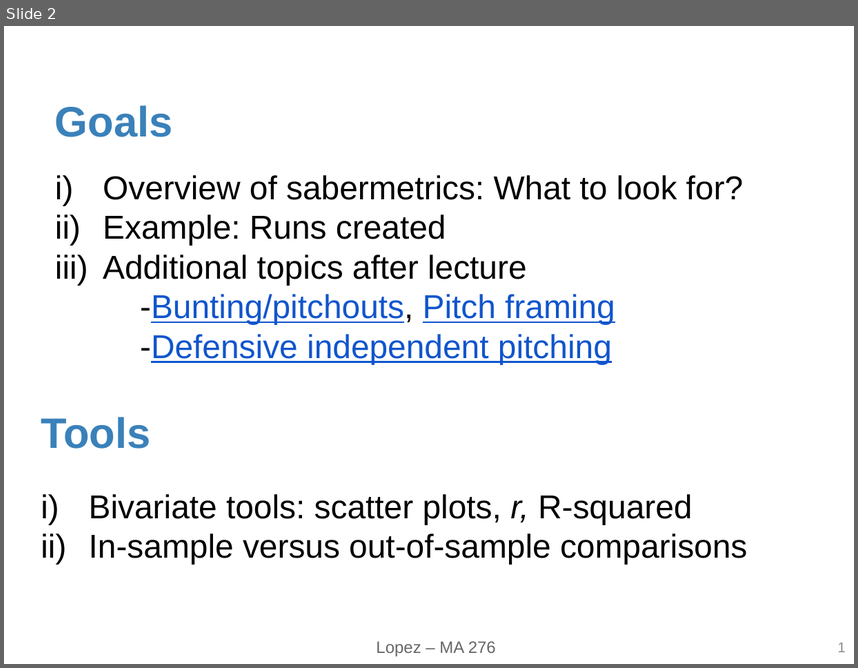
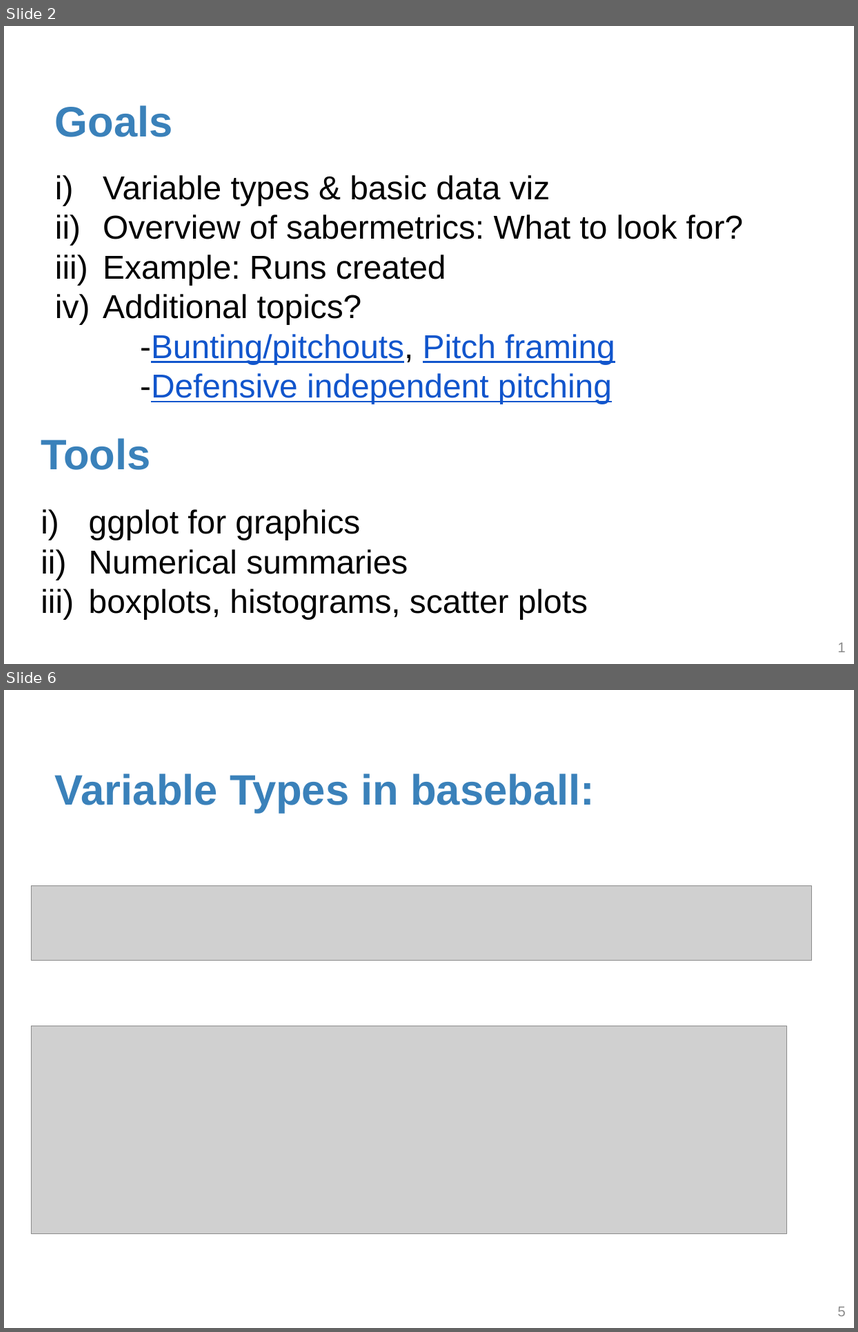
Before and after one commit to statsbylopez/FYE_18, a slide deck: Notes/lecture2.pptx. Shown one above the other, each under a label of ours: slide 2 before the commit, slides 2 and 6 after it; the slides between them are not shown. The pictures are 858x668 and 858x1332 pixels, drawn with LibreOffice and Linux fonts; fonts in the diff are those of the drawing; grey boxes stand for pictures. Boxes give left, top, right and bottom in pixels: in the first picture for what was removed or moved away, otherwise in the second. Text is boxed around its words. In the diff, an @@ line names an element or a change of style, - is before the commit and + after.

```diff
--- a/Notes/lecture2.pptx
+++ b/Notes/lecture2.pptx
@@ slide 6 added at (4, 690, 854, 1328), background #FFFFFF @@
@@ title added at (55, 773, 595, 813), 36 pt, text #3A81BA, bold @@
+Variable Types in baseball:
@@ picture added at (31, 885, 811, 960) @@
@@ picture added at (31, 1026, 787, 1233) @@
@@ page number added at (838, 1306, 845, 1316), 12 pt, text #8C8C8C @@
+5
@@ slide 2 changed as well @@
@@ text at (103, 175, 550, 205): paragraph added @@
+i) Variable types & basic data viz
@@ text at (103, 294, 362, 324): text changed @@
-iii) Additional topics after lecture
+iv) Additional topics?
@@ text "Tools": place and size @@
-text "Tools" at (41, 417, 150, 448)
+text "Tools" at (41, 438, 150, 470)
@@ text at (89, 509, 588, 619): text changed @@
-i) Bivariate tools: scatter plots, r, R-squared
-ii) In-sample versus out-of-sample comparisons
+i) ggplot for graphics
+ii) Numerical summaries
+iii) boxplots, histograms, scatter plots
@@ text removed at (376, 641, 496, 656) @@
-Lopez – MA 276
```
Also in this commit, not shown: 6 other slides changed, 16 other slides added, 18 slides removed.
